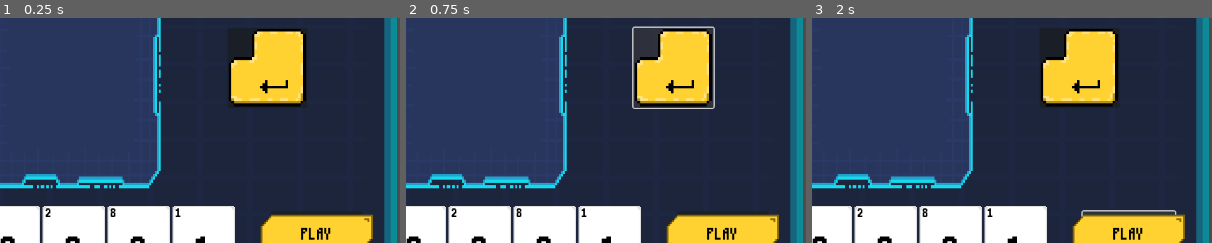
Above: before the commit, frames 1-3 (left to right).
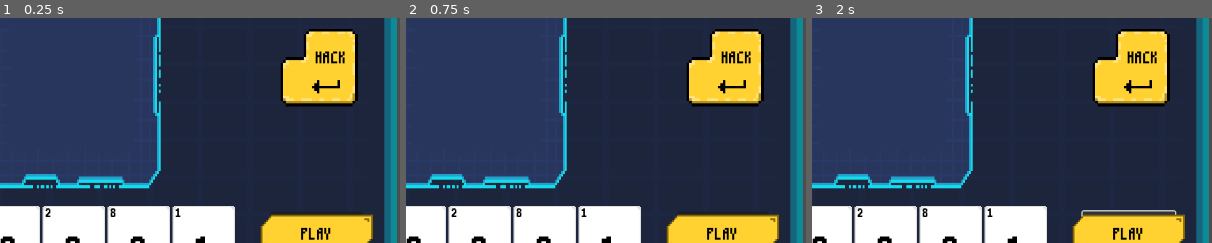
Above: after the commit, the same moments.

Repository: hd2802/stack-demon
Game: Godot game, scene res://_Scenes/level.tscn
Same seed, same stepped clock (60 frames per second), same inputs: the game is played once before the commit and once after it.
Inputs (mouse positions are % of the whole screen's width and height, from its top left; square brackets give the same spot before the commit, where the layout moved):
- Up to frame 1 (0.25 s): no input
- Up to frame 2 (0.75 s): click (90, 42) [83, 42] at 0.5 s
- Up to frame 3 (2 s): click "PLAY" at 1.25 s
The pictures show only the part of the screen within x 50-100%, y 31-81%; the shares and areas given below are measured in that part.

The runs differ from the first frame. In frame 1, 9.5% of the frame differs, in the area x 57-90%, y 4-40%; in frame 2, 10%, in the area x 56-90%, y 3-41%; in frame 3, 9.5%.

Commit message:
style: add greater clarity of enter button

Diff:
--- a/_Scenes/level.tscn
+++ b/_Scenes/level.tscn
@@ -15,6 +15,14 @@
 [ext_resource type="Script" path="res://_Scripts/Target/target.gd" id="8_a82j4"]
 [ext_resource type="Script" path="res://_Scripts/Deck/deck.gd" id="14_8gfyp"]
 [ext_resource type="Texture2D" uid="uid://daxmqeqlsy35q" path="res://Assets/Sprites/deck.png" id="14_p3q1b"]
+
+[sub_resource type="StyleBoxEmpty" id="StyleBoxEmpty_o3wyf"]
+
+[sub_resource type="StyleBoxEmpty" id="StyleBoxEmpty_iaytm"]
+
+[sub_resource type="StyleBoxEmpty" id="StyleBoxEmpty_c4lne"]
+
+[sub_resource type="StyleBoxEmpty" id="StyleBoxEmpty_bwroh"]
 
 [node name="Level" type="Node2D"]
 script = ExtResource("1_nxa5s")
@@ -120,15 +128,29 @@
 metadata/_edit_use_anchors_ = true
 
 [node name="StackCalculationButton" type="Button" parent="."]
-offset_left = 1004.0
+offset_left = 1087.0
 offset_top = 238.0
-offset_right = 1132.0
+offset_right = 1215.0
 offset_bottom = 366.0
+theme_override_styles/focus = SubResource("StyleBoxEmpty_o3wyf")
+theme_override_styles/hover = SubResource("StyleBoxEmpty_iaytm")
+theme_override_styles/pressed = SubResource("StyleBoxEmpty_c4lne")
+theme_override_styles/normal = SubResource("StyleBoxEmpty_bwroh")
 
 [node name="Sprite2D" type="Sprite2D" parent="StackCalculationButton"]
 position = Vector2(64, 64)
 scale = Vector2(0.25, 0.25)
 texture = ExtResource("7_t4ijt")
+
+[node name="Label" type="Label" parent="StackCalculationButton"]
+layout_mode = 0
+offset_left = 58.0
+offset_top = 23.0
+offset_right = 108.0
+offset_bottom = 64.0
+theme = ExtResource("7_5tmqg")
+theme_override_colors/font_color = Color(0, 0, 0, 1)
+text = "HACK"
 
 [node name="Target" type="Control" parent="."]
 layout_mode = 3
Not shown: 1 places in _Scenes/level.tscn that only renumber resources
